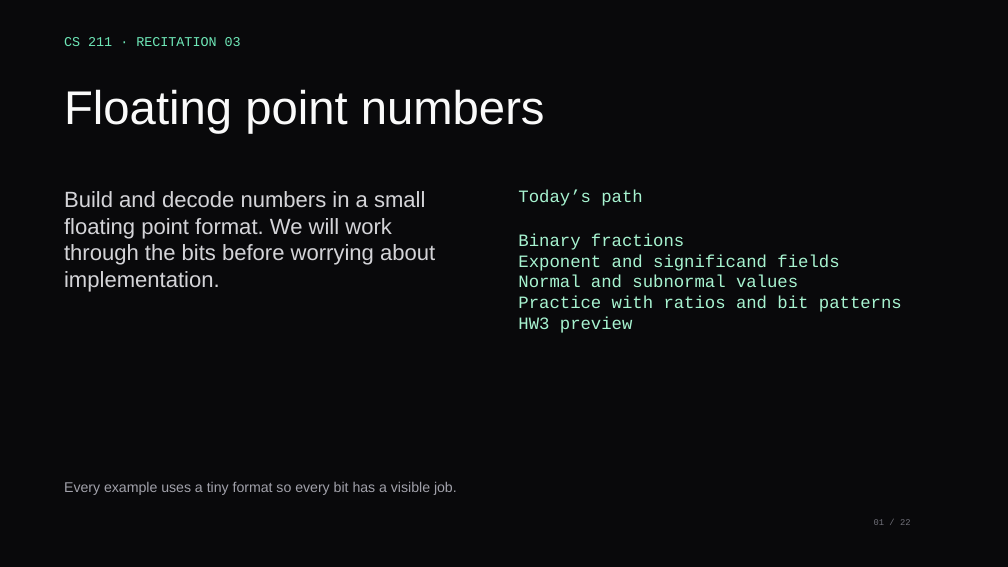
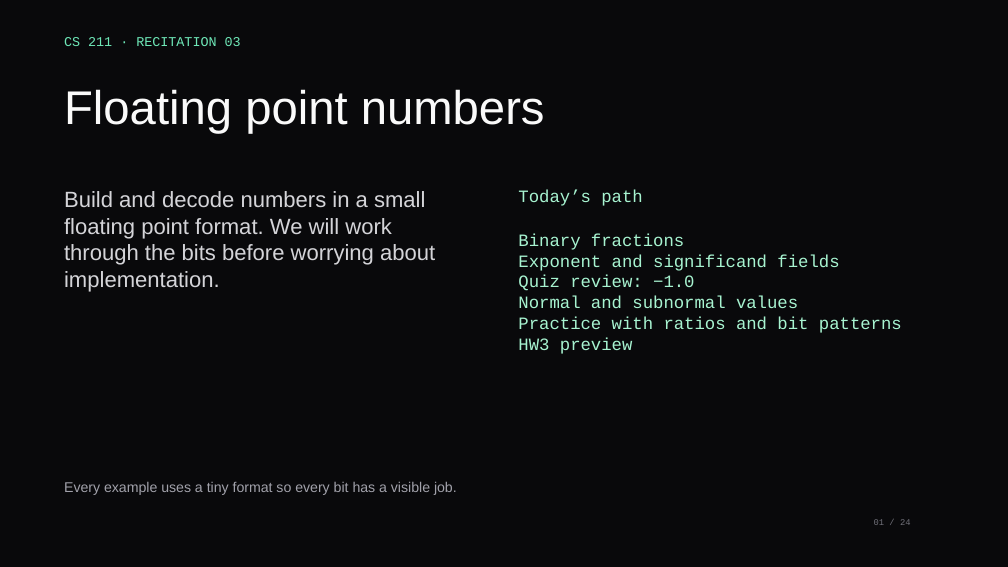
Before and after one commit to xsebby/portfolio, a slide deck: slide 1 of public/presentations/CS211_Recitation_3.pptx. Drawn at 1008x567 pixels with LibreOffice and Linux fonts; fonts in the diff are those of the drawing. Boxes give left, top, right and bottom in pixels: in the first picture for what was removed or moved away, otherwise in the second. Text is boxed around its words. In the diff, an @@ line names an element or a change of style, - is before the commit and + after.

Commit message:
Add floating point quiz review slides

```diff
--- a/public/presentations/CS211_Recitation_3.pptx
+++ b/public/presentations/CS211_Recitation_3.pptx
@@ text at (518,276,694,291): paragraph added @@
+Quiz review: −1.0
```
Also in this commit, not shown: 21 other slides changed, 2 slides added, 1 other file.
